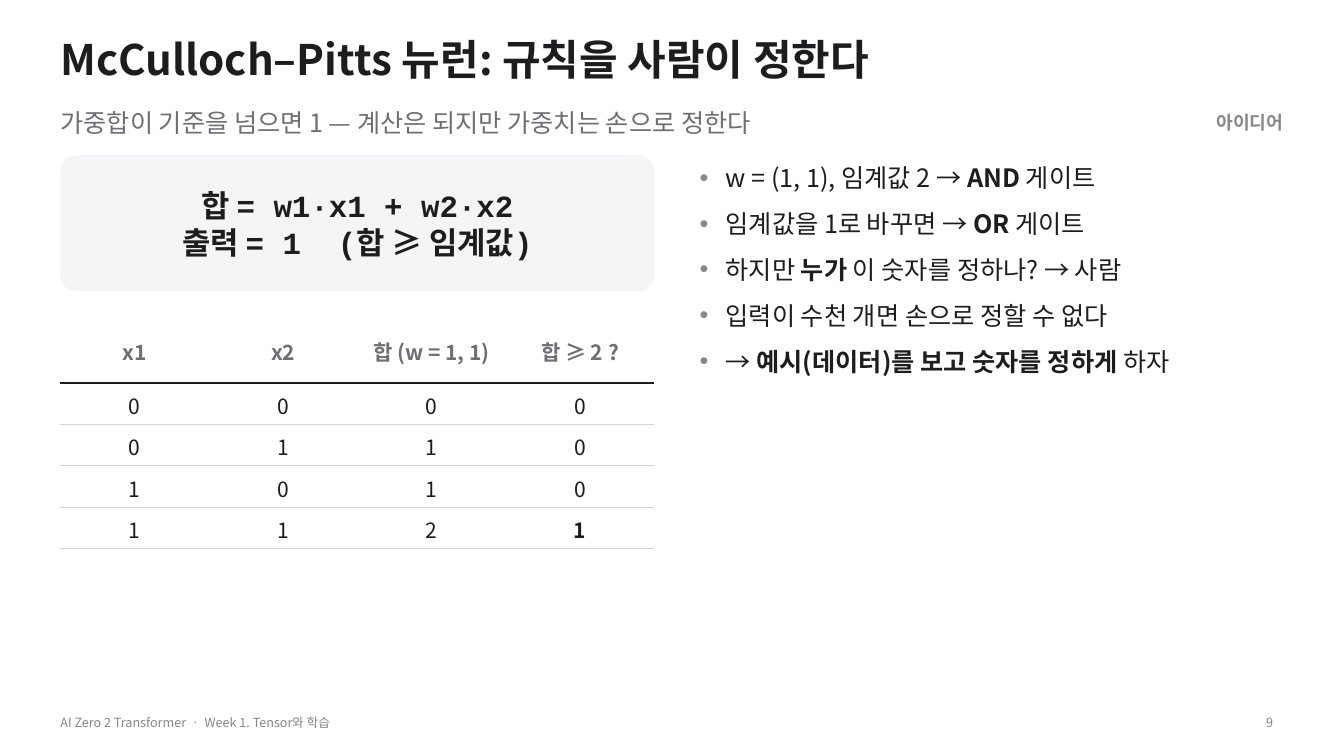
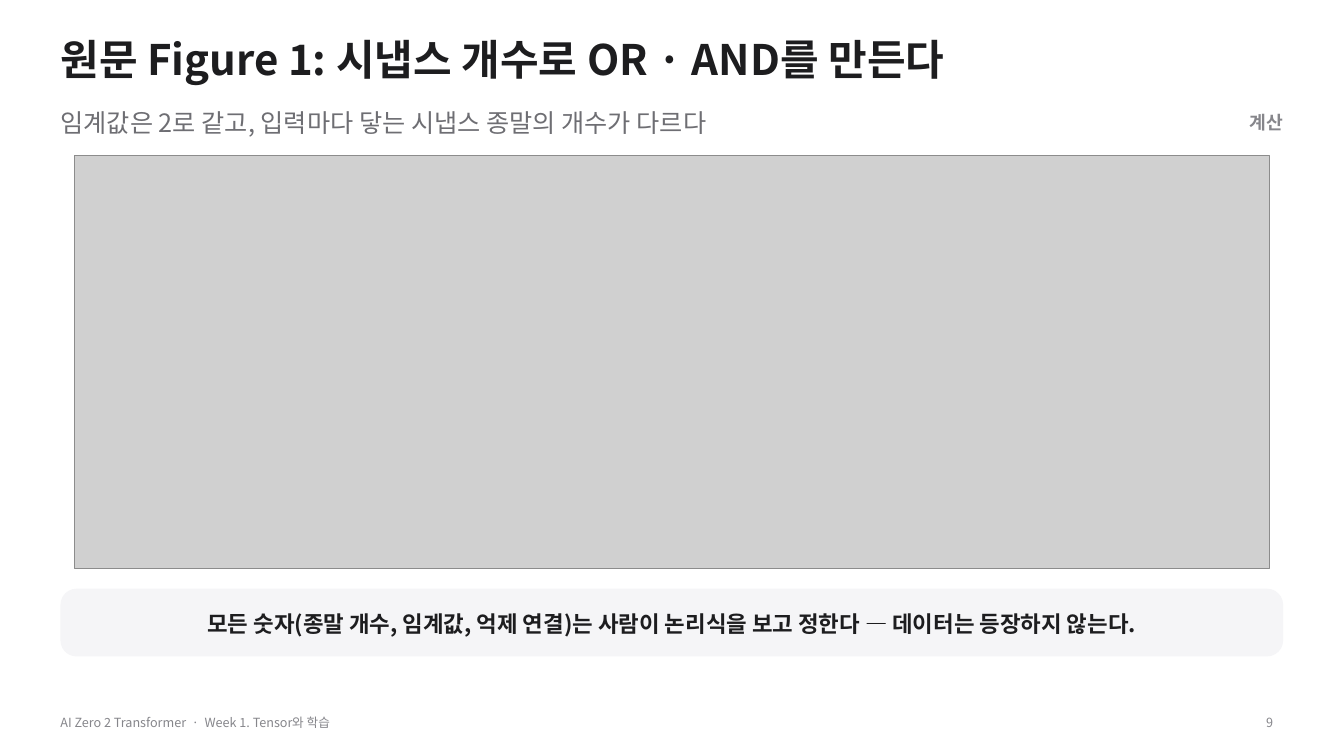
Before and after one commit to myunhh/AI-Zero-2-Transformers, a slide deck: slide 9 of lectures/week01_tensor_and_learning.pptx. Drawn at 1344x756 pixels with LibreOffice and Linux fonts; fonts in the diff are those of the drawing; grey boxes stand for pictures. Boxes give left, top, right and bottom in pixels: in the first picture for what was removed or moved away, otherwise in the second. Text is boxed around its words. In the diff, an @@ line names an element or a change of style, - is before the commit and + after.

```diff
--- a/lectures/week01_tensor_and_learning.pptx
+++ b/lectures/week01_tensor_and_learning.pptx
@@ title at (x1=60, y1=39, x2=944, y2=85): text changed @@
-McCulloch–Pitts 뉴런: 규칙을 사람이 정한다
+원문 Figure 1: 시냅스 개수로 OR · AND를 만든다
@@ text at (x1=60, y1=111, x2=707, y2=137): text changed @@
-가중합이 기준을 넘으면 1 — 계산은 되지만 가중치는 손으로 정한다
+임계값은 2로 같고, 입력마다 닿는 시냅스 종말의 개수가 다르다
@@ text at (x1=1250, y1=114, x2=1283, y2=131): text changed @@
-아이디어
+계산
@@ rounded rectangle removed at (x1=60, y1=155, x2=654, y2=291) @@
@@ picture added at (x1=75, y1=155, x2=1270, y2=569) @@
@@ text removed at (x1=726, y1=166, x2=1169, y2=376) @@
-• w = (1, 1), 임계값 2 → AND 게이트
-• 임계값을 1로 바꾸면 → OR 게이트
-• 하지만 누가 이 숫자를 정하나? → 사람
-• 입력이 수천 개면 손으로 정할 수 없다
-• → 예시(데이터)를 보고 숫자를 정하게 하자
@@ text removed at (x1=182, y1=191, x2=532, y2=261) @@
-합 = w1·x1 + w2·x2
-출력 = 1 (합 ≥ 임계값)
@@ table removed at (x1=60, y1=317, x2=653, y2=548), 5 rows, 4 columns @@
-x1 | x2 | 합 (w = 1, 1) | 합 ≥ 2 ?
-0 | 0 | 0 | 0
-0 | 1 | 1 | 0
-1 | 0 | 1 | 0
-1 | 1 | 2 | 1
@@ rounded rectangle added at (x1=60, y1=589, x2=1284, y2=656), fill #F5F5F7, 16 pt, text #1D1D1F, bold @@
+모든 숫자(종말 개수, 임계값, 억제 연결)는 사람이 논리식을 보고 정한다 — 데이터는 등장하지 않는다.
```
Also in this commit, not shown: 28 other slides changed, 25 slides added, 10 slides removed, 3 other files.
